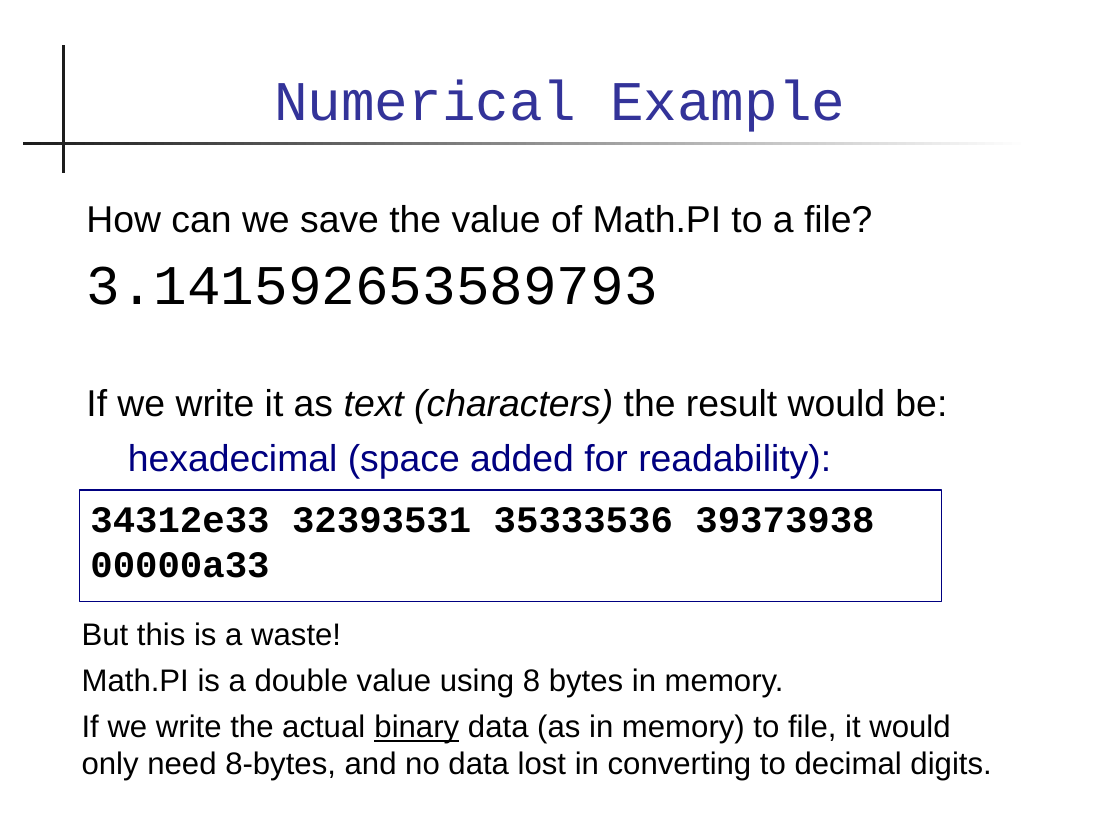
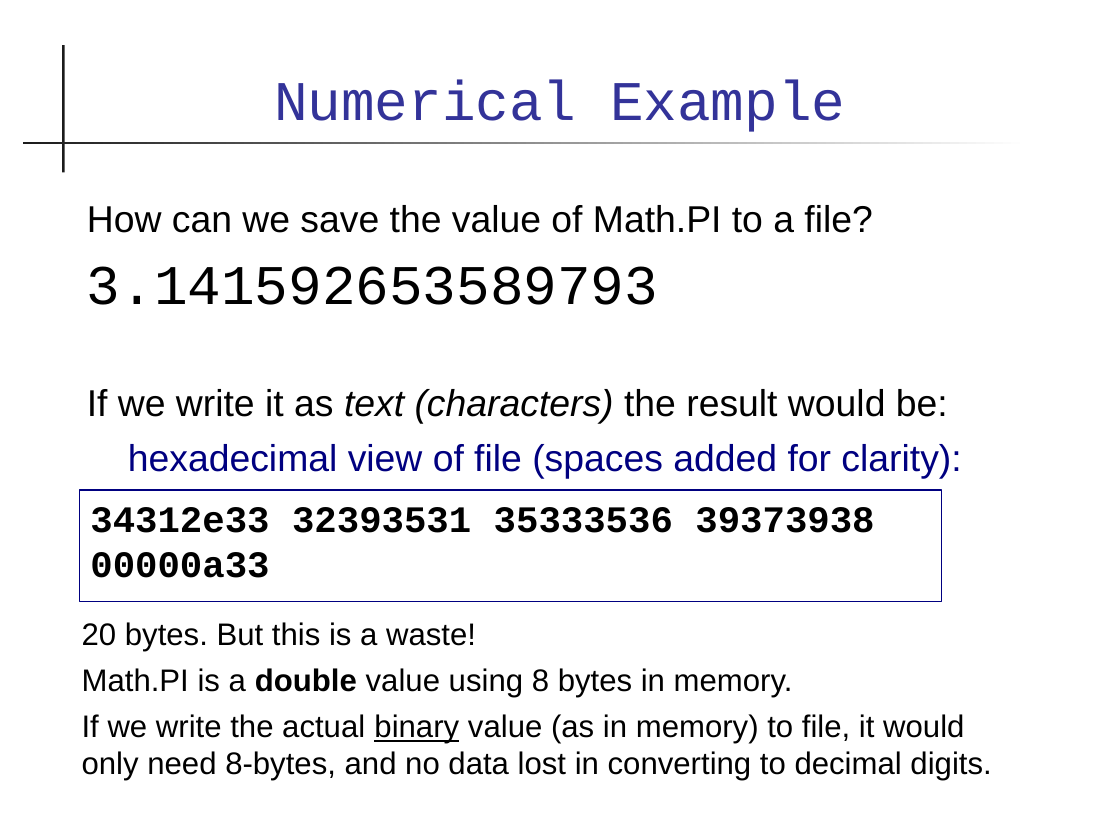
Before and after one commit to skeoop/skeoop.github.io, a slide deck: slide 8 of io/Input-Output.ppt. Drawn at 1120x840 pixels with LibreOffice and Linux fonts; fonts in the diff are those of the drawing. Boxes give left, top, right and bottom in pixels: in the first picture for what was removed or moved away, otherwise in the second. Text is boxed around its words. In the diff, an @@ line names an element or a change of style, - is before the commit and + after.

Commit message:
fix some wording in I/O slides

```diff
--- a/io/Input-Output.ppt
+++ b/io/Input-Output.ppt
@@ text at bbox=[128, 444, 961, 478]: text changed @@
-hexadecimal (space added for readability):
+hexadecimal view of file (spaces added for clarity):
@@ text at bbox=[82, 622, 476, 651]: text changed @@
-But this is a waste!
+20 bytes. But this is a waste!
@@ text at bbox=[82, 668, 793, 697]: bold on in "double" @@
@@ text at bbox=[82, 714, 991, 781]: text changed @@
-If we write the actual binary data (as in memory) to file, it would only need 8-bytes, and no data lost in converting to decimal digits.
+If we write the actual binary value (as in memory) to file, it would only need 8-bytes, and no data lost in converting to decimal digits.
```
Also in this commit, not shown: 23 other slides changed, 1 slide removed, 1 other file.
